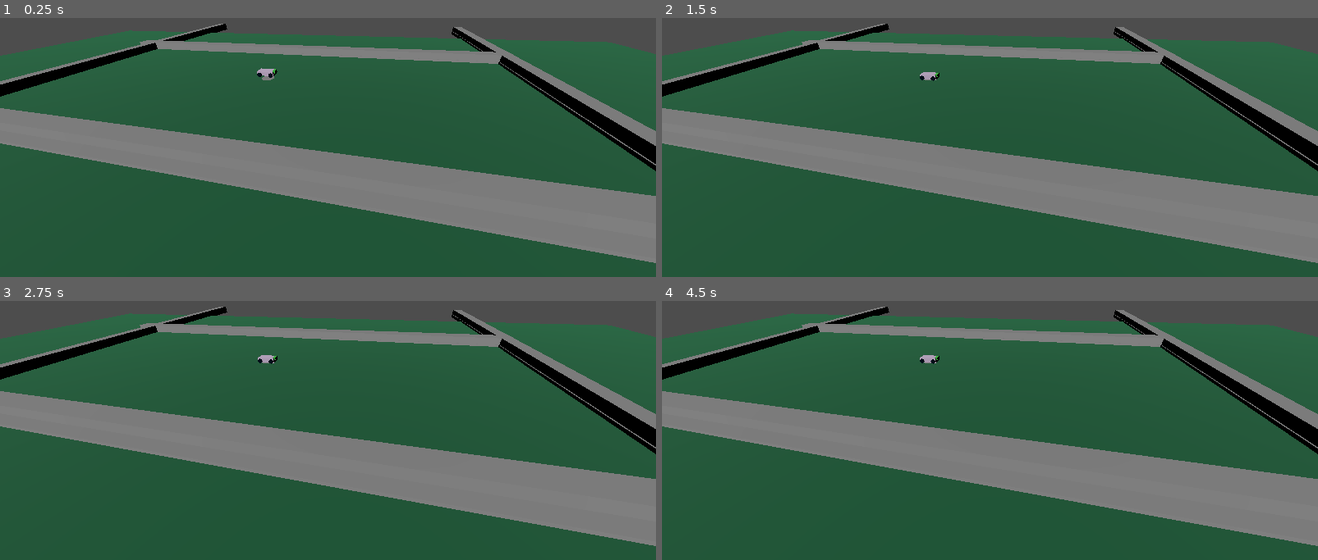
Above: before the commit, frames 1-4 (two rows, left to right).
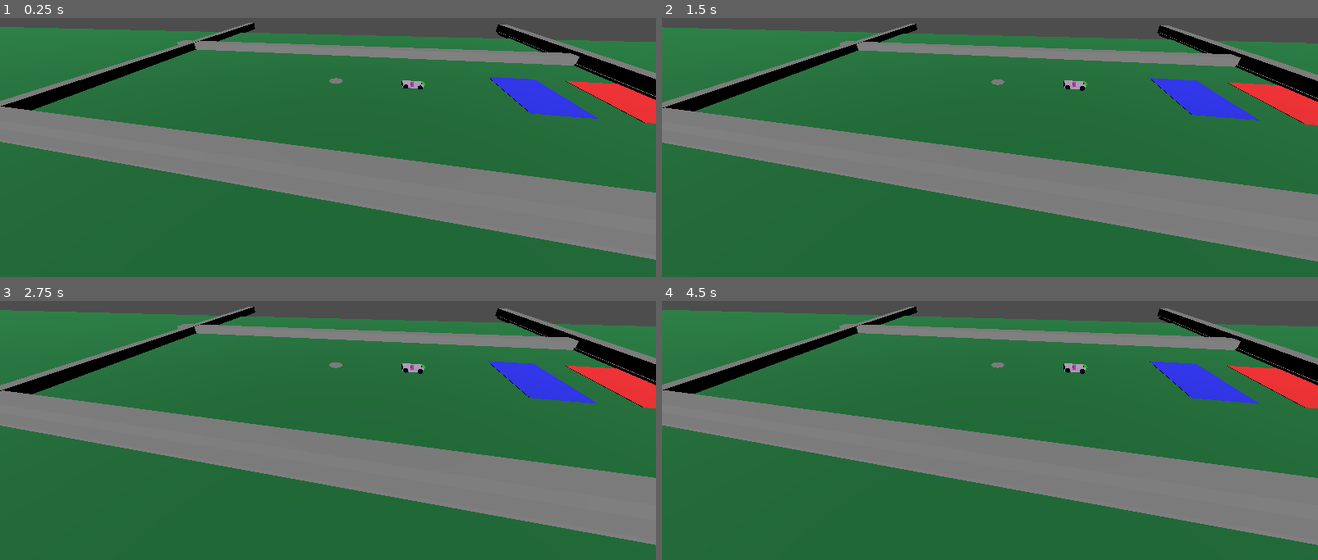
Above: after the commit, the same moments.

Repository: glipR/eV3sim
Game: Godot game, scene res://Testing/test.tscn
Same seed, same stepped clock (60 frames per second), same inputs: the game is played once before the commit and once after it.
Inputs:
- Up to frame 1 (0.25 s): no input
- Up to frame 2 (1.5 s): no input
- Up to frame 3 (2.75 s): no input
- Up to frame 4 (4.5 s): tap Enter at 4.25 s

The runs differ from the first frame. In frame 1, 14% of the frame differs, in the area x 0-100%, y 1-95%; in frame 2, 13%; in frame 3, 13%; in frame 4, 13%.
Error in both runs: Attempt to call function 'store_string' in base 'null instance' on a null instance. (res://Testing/Motor.gd:65)

Commit message:
Fix US and add Color

Diff:
--- /dev/null
+++ b/Devices/Color.gd
@@ -0,0 +1,52 @@
+extends Device
+class_name ColorSensor
+
+# TODO: Other modes
+const MODE_RGB = "RGB-RAW";
+
+# Tracked variables
+var mode = MODE_RGB;
+@onready
+var sensor_source = $SensorSource;
+
+func device_class():
+	return "lego-sensor"
+
+func device_name():
+	return "sensor-" + port;
+
+func defaults():
+	return {
+		"address": port,
+		"driver_name": "lego-ev3-color",
+		"mode": MODE_RGB,
+		"value0": "0",
+		"value1": "0",
+		"value2": "0",
+	};
+
+func handle_updates(delta):
+	mode = read_attribute("mode");
+
+	var space_state = get_world_3d().direct_space_state
+	var search_vector = 0.1*Vector3.DOWN\
+		.rotated(Vector3.RIGHT, global_rotation.x)\
+		.rotated(Vector3.UP, global_rotation.y)\
+		.rotated(Vector3.BACK, global_rotation.z);
+	var query = PhysicsRayQueryParameters3D.create(sensor_source.global_position, sensor_source.global_position+search_vector, 1<<8);
+	var result = space_state.intersect_ray(query);
+
+	var color = [1, 1, 1];
+	if result:
+		# Logic for single color material
+		if result["collider"].has_node("Mesh"):
+			var collider_mesh = result["collider"].get_node("Mesh");
+			if collider_mesh.mesh and collider_mesh.mesh.material:
+				color = collider_mesh.mesh.material.albedo_color;
+		# TODO: Logic for sprite
+
+	if mode == MODE_RGB:
+		write_attribute("value0", str(int(color[0]*255)));
+		write_attribute("value1", str(int(color[1]*255)));
+		write_attribute("value2", str(int(color[2]*255)));
+	# TODO: Support more modes.
--- a/Devices/Device.gd
+++ b/Devices/Device.gd
@@ -12,13 +12,18 @@
 # TODO for testing. Once everything is orchestrated not required.
 func _ready():
 	init(port);
+	on_init();
 
 func data_path():
-	return "res://device-data/%s/%s/" % [device_class(), port];
+	return "res://device-data/%s/%s/" % [device_class(), device_name()];
 
 # Abstract. The top-level folder name for this type of device.
 func device_class():
 	return ""
+
+# Can be overwritten if needed.
+func device_name():
+	return port;
 
 # Abstract. Defines all fields the device exposes/reads from.
 func defaults():
@@ -61,3 +66,7 @@
 		print(data_path() + attribute);
 	else:
 		res.store_string(value);
+
+# Override events
+func on_init():
+	pass;
--- a/Devices/Ultrasonic.gd
+++ b/Devices/Ultrasonic.gd
@@ -1,13 +1,19 @@
 extends Device
-class_name Ultrasonic
+class_name UltrasonicSensor
 
+# TODO: Other modes
 const MODE_CM = "US-DIST-CM";
 
 # Tracked variables
 var mode = MODE_CM;
+@onready
+var sensor_source = $SensorSource;
 
 func device_class():
 	return "lego-sensor"
+
+func device_name():
+	return "sensor-" + port;
 
 func defaults():
 	return {
@@ -22,13 +28,16 @@
 	mode = read_attribute("mode");
 
 	var space_state = get_world_3d().direct_space_state
-	# 0.01 is used to avoid the bounding box of the vehicle.
-	var query = PhysicsRayQueryParameters3D.create(global_position + Vector3(0.01, 0, 0), global_position+Vector3(5, 0, 0));
+	var search_vector = 5*Vector3.RIGHT\
+		.rotated(Vector3.RIGHT, global_rotation.x)\
+		.rotated(Vector3.UP, global_rotation.y)\
+		.rotated(Vector3.BACK, global_rotation.z);
+	# TODO: Ignore own vehicle so we can move this back a bit.
+	var query = PhysicsRayQueryParameters3D.create(sensor_source.global_position, sensor_source.global_position+ search_vector, 1);
 	var result = space_state.intersect_ray(query);
 
 	if result:
 		var dist_cm = int(global_position.distance_to(result["position"]) * 100); # cm
-		# print(dist_cm);
 		write_attribute("value0", str(dist_cm));
 	else:
 		write_attribute("value0", str(300));
--- a/Testing/test.tscn
+++ b/Testing/test.tscn
@@ -1,17 +1,18 @@
-[gd_scene load_steps=21 format=3 uid="uid://b36o7fv6kxuo7"]
+[gd_scene load_steps=31 format=3 uid="uid://b36o7fv6kxuo7"]
 
 [ext_resource type="PackedScene" uid="uid://eyy27jyu2xp8" path="res://Testing/Wheel.tscn" id="1_rdqe1"]
-[ext_resource type="Script" path="res://Testing/Ultrasonic.gd" id="2_onatc"]
+[ext_resource type="Script" path="res://Devices/Ultrasonic.gd" id="2_1o6r1"]
+[ext_resource type="Script" path="res://Devices/Color.gd" id="3_irtyw"]
 
 [sub_resource type="PhysicsMaterial" id="PhysicsMaterial_5ycur"]
 rough = true
 absorbent = true
 
 [sub_resource type="BoxShape3D" id="BoxShape3D_d0hoe"]
-size = Vector3(67.9505, 0.393423, 30.9381)
+size = Vector3(12879.6, 0.393, 30.938)
 
 [sub_resource type="StandardMaterial3D" id="StandardMaterial3D_yhtbd"]
-albedo_color = Color(0.101961, 0.380392, 0.231373, 1)
+albedo_color = Color(0.101961, 0.470588, 0.231373, 1)
 
 [sub_resource type="BoxMesh" id="BoxMesh_plugi"]
 material = SubResource("StandardMaterial3D_yhtbd")
@@ -36,6 +37,23 @@
 
 [sub_resource type="ConvexPolygonShape3D" id="ConvexPolygonShape3D_tqiuc"]
 points = PackedVector3Array(-20, -0.15, -0.5, -20, 0.15, -0.5, 20, -0.15, -0.5, -20, -0.15, 0.5, -20, 0.15, 0.5, 20, 0.15, -0.5, 20, -0.15, 0.5, 20, 0.15, 0.5)
+
+[sub_resource type="StandardMaterial3D" id="StandardMaterial3D_yruk0"]
+albedo_color = Color(0.168627, 0.196078, 1, 1)
+
+[sub_resource type="BoxMesh" id="BoxMesh_yxx5i"]
+material = SubResource("StandardMaterial3D_yruk0")
+size = Vector3(3, 0.01, 5)
+
+[sub_resource type="ConvexPolygonShape3D" id="ConvexPolygonShape3D_br7if"]
+points = PackedVector3Array(1.5, 0.005, 2.5, 1.5, -0.005, 2.5, 1.5, 0.005, -2.5, -1.5, 0.005, 2.5, -1.5, -0.005, 2.5, 1.5, -0.005, -2.5, -1.5, 0.005, -2.5, -1.5, -0.005, -2.5)
+
+[sub_resource type="StandardMaterial3D" id="StandardMaterial3D_g61h7"]
+albedo_color = Color(1, 0.168627, 0.184314, 1)
+
+[sub_resource type="BoxMesh" id="BoxMesh_d24gr"]
+material = SubResource("StandardMaterial3D_g61h7")
+size = Vector3(3, 0.01, 5)
 
 [sub_resource type="StandardMaterial3D" id="StandardMaterial3D_4o280"]
 albedo_color = Color(0.756863, 0.678431, 0.788235, 1)
@@ -63,13 +81,23 @@
 bottom_radius = 0.01
 height = 0.01
 
+[sub_resource type="StandardMaterial3D" id="StandardMaterial3D_07rh3"]
+albedo_color = Color(0.74902, 0.231373, 0.74902, 1)
+
+[sub_resource type="BoxMesh" id="BoxMesh_i1mei"]
+material = SubResource("StandardMaterial3D_07rh3")
+size = Vector3(0.05, 0.03, 0.03)
+
+[sub_resource type="StandardMaterial3D" id="StandardMaterial3D_sm78v"]
+albedo_color = Color(0, 0, 0, 1)
+
+[sub_resource type="CylinderMesh" id="CylinderMesh_v2ea6"]
+material = SubResource("StandardMaterial3D_sm78v")
+top_radius = 0.005
+bottom_radius = 0.005
+height = 0.02
+
 [node name="Node3D" type="Node3D"]
-
-[node name="Camera3D" type="Camera3D" parent="."]
-transform = Transform3D(0.978311, -0.0768765, 0.192346, -0.0220193, 0.884721, 0.4656, -0.205966, -0.459737, 0.86384, 1.2013, 0.633842, 2.10116)
-current = true
-fov = 83.0
-near = 0.012
 
 [node name="DirectionalLight3D" type="DirectionalLight3D" parent="."]
 transform = Transform3D(1, 0, 0, 0, 0.729088, 0.68442, 0, -0.68442, 0.729088, 0, 9.57662, 0)
@@ -79,13 +107,14 @@
 
 [node name="Ground" type="StaticBody3D" parent="Node3D"]
 transform = Transform3D(1, 0, 0, 0, 1, 0, 0, 0, 1, 0, -0.91681, 0)
+collision_layer = 257
 physics_material_override = SubResource("PhysicsMaterial_5ycur")
 
 [node name="CollisionShape3D" type="CollisionShape3D" parent="Node3D/Ground"]
 shape = SubResource("BoxShape3D_d0hoe")
 
-[node name="MeshInstance3D" type="MeshInstance3D" parent="Node3D/Ground"]
-transform = Transform3D(13.7331, 0, 0, 0, 1.59608, 0, 0, 0, 6.27968, 0, 0, 0)
+[node name="Mesh" type="MeshInstance3D" parent="Node3D/Ground"]
+transform = Transform3D(1797.56, 0, 0, 0, 1.59608, 0, 0, 0, 6.27968, 0, 0, 0)
 mesh = SubResource("BoxMesh_plugi")
 
 [node name="MeshInstance3D" type="MeshInstance3D" parent="Node3D"]
@@ -119,11 +148,11 @@
 mesh = SubResource("BoxMesh_nsv2v")
 
 [node name="MeshInstance3D3" type="MeshInstance3D" parent="Node3D/Walls"]
-transform = Transform3D(-4.37114e-08, 0, 1, 0, 1, 0, -1, 0, -4.37114e-08, 19.5209, -0.637577, 0.346209)
+transform = Transform3D(-4.37114e-08, 0, 1, 0, 1, 0, -1, 0, -4.37114e-08, 19.5209, -0.553704, 0.346209)
 mesh = SubResource("BoxMesh_nsv2v")
 
 [node name="MeshInstance3D4" type="MeshInstance3D" parent="Node3D/Walls"]
-transform = Transform3D(-4.37114e-08, 0, 1, 0, 1, 0, -1, 0, -4.37114e-08, -18.1336, -0.637577, 0.346209)
+transform = Transform3D(-4.37114e-08, 0, 1, 0, 1, 0, -1, 0, -4.37114e-08, -18.1336, -0.629217, 0.346209)
 mesh = SubResource("BoxMesh_nsv2v")
 
 [node name="StaticBody3D" type="StaticBody3D" parent="Node3D/Walls"]
@@ -137,15 +166,37 @@
 shape = SubResource("ConvexPolygonShape3D_wt84r")
 
 [node name="CollisionShape3D3" type="CollisionShape3D" parent="Node3D/Walls/StaticBody3D"]
-transform = Transform3D(-4.37114e-08, 0, 1, 0, 1, 0, -1, 0, -4.37114e-08, 19.5209, -0.637577, 0.346209)
+transform = Transform3D(-4.37114e-08, 0, 1, 0, 1, 0, -1, 0, -4.37114e-08, 19.5209, -0.548968, 0.346209)
 shape = SubResource("ConvexPolygonShape3D_q1nc4")
 
 [node name="CollisionShape3D4" type="CollisionShape3D" parent="Node3D/Walls/StaticBody3D"]
 transform = Transform3D(-4.37114e-08, 0, 1, 0, 1, 0, -1, 0, -4.37114e-08, -18.1336, -0.637577, 0.346209)
 shape = SubResource("ConvexPolygonShape3D_tqiuc")
 
+[node name="Other" type="StaticBody3D" parent="Node3D"]
+transform = Transform3D(1, 0, 0, 0, 1, 0, 0, 0, 1, 12.6324, -0.715088, 0)
+collision_layer = 256
+
+[node name="Mesh" type="MeshInstance3D" parent="Node3D/Other"]
+mesh = SubResource("BoxMesh_yxx5i")
+
+[node name="CollisionShape3D" type="CollisionShape3D" parent="Node3D/Other"]
+shape = SubResource("ConvexPolygonShape3D_br7if")
+
+[node name="Other2" type="StaticBody3D" parent="Node3D"]
+transform = Transform3D(1, 0, 0, 0, 1, 0, 0, 0, 1, 17.5007, -0.715088, 0)
+collision_layer = 256
+
+[node name="Mesh" type="MeshInstance3D" parent="Node3D/Other2"]
+mesh = SubResource("BoxMesh_d24gr")
+
+[node name="CollisionShape3D" type="CollisionShape3D" parent="Node3D/Other2"]
+shape = SubResource("ConvexPolygonShape3D_br7if")
+
 [node name="VehicleBody3D" type="VehicleBody3D" parent="."]
+transform = Transform3D(1, 0, 0, 0, 1, 0, 0, 0, 1, 0.80968, -0.0984543, 0)
 mass = 2.0
+inertia = Vector3(0, 0, 30)
 
 [node name="MeshInstance3D" type="MeshInstance3D" parent="VehicleBody3D"]
 mesh = SubResource("BoxMesh_vootl")
@@ -173,8 +224,7 @@
 
 [node name="Ultrasonic" type="Node3D" parent="VehicleBody3D"]
 transform = Transform3D(1, 0, 0, 0, 1, 0, 0, 0, 1, 0.1, 0.018, 0)
-script = ExtResource("2_onatc")
-deviceName = "sensorFront"
+script = ExtResource("2_1o6r1")
 port = "in1"
 
 [node name="USBox" type="MeshInstance3D" parent="VehicleBody3D/Ultrasonic"]
@@ -187,3 +237,28 @@
 [node name="LeftCircle" type="MeshInstance3D" parent="VehicleBody3D/Ultrasonic"]
 transform = Transform3D(-4.37114e-08, 1, 0, -1, -4.37114e-08, 0, 0, 0, 1, 0.011, 0, -0.008)
 mesh = SubResource("CylinderMesh_iunau")
+
+[node name="SensorSource" type="Node3D" parent="VehicleBody3D/Ultrasonic"]
+transform = Transform3D(1, 0, 0, 0, 1, 0, 0, 0, 1, 0.00783712, 0, 0)
+
+[node name="Color" type="Node3D" parent="VehicleBody3D"]
+transform = Transform3D(-4.37114e-08, 0, 1, 0, 1, 0, -1, 0, -4.37114e-08, -0.0137321, 0.018, 0.0453442)
+script = ExtResource("3_irtyw")
+port = "in2"
+
+[node name="USBox" type="MeshInstance3D" parent="VehicleBody3D/Color"]
+transform = Transform3D(1, 0, 0, 0, 1, 0, 0, 0, 1, -0.00989473, 0.011003, 0)
+mesh = SubResource("BoxMesh_i1mei")
+
+[node name="MeshInstance3D" type="MeshInstance3D" parent="VehicleBody3D/Color"]
+transform = Transform3D(1, 0, 0, 0, 1, 0, 0, 0, 1, -0.0216249, 0.00513032, 0)
+mesh = SubResource("CylinderMesh_v2ea6")
+
+[node name="SensorSource" type="Node3D" parent="VehicleBody3D/Color"]
+transform = Transform3D(1, 0, 0, 0, 1, 0, 0, 0, 1, -0.0217417, -0.0107554, 0)
+
+[node name="Camera3D" type="Camera3D" parent="VehicleBody3D"]
+transform = Transform3D(0.978311, -0.0768767, 0.192346, -0.0220193, 0.884721, 0.4656, -0.205966, -0.459737, 0.86384, -0.435481, 0.958221, 2.10116)
+current = true
+fov = 83.0
+near = 0.012
Not shown, changed: README.md
